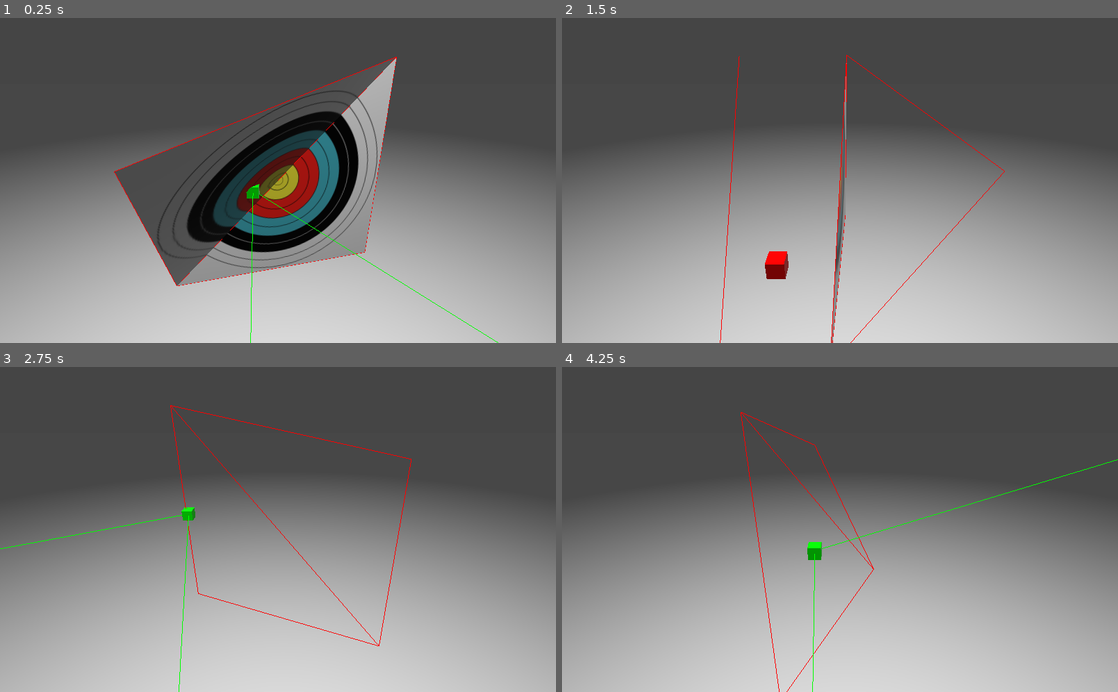
Above: before the commit, frames 1-4 (two rows, left to right).
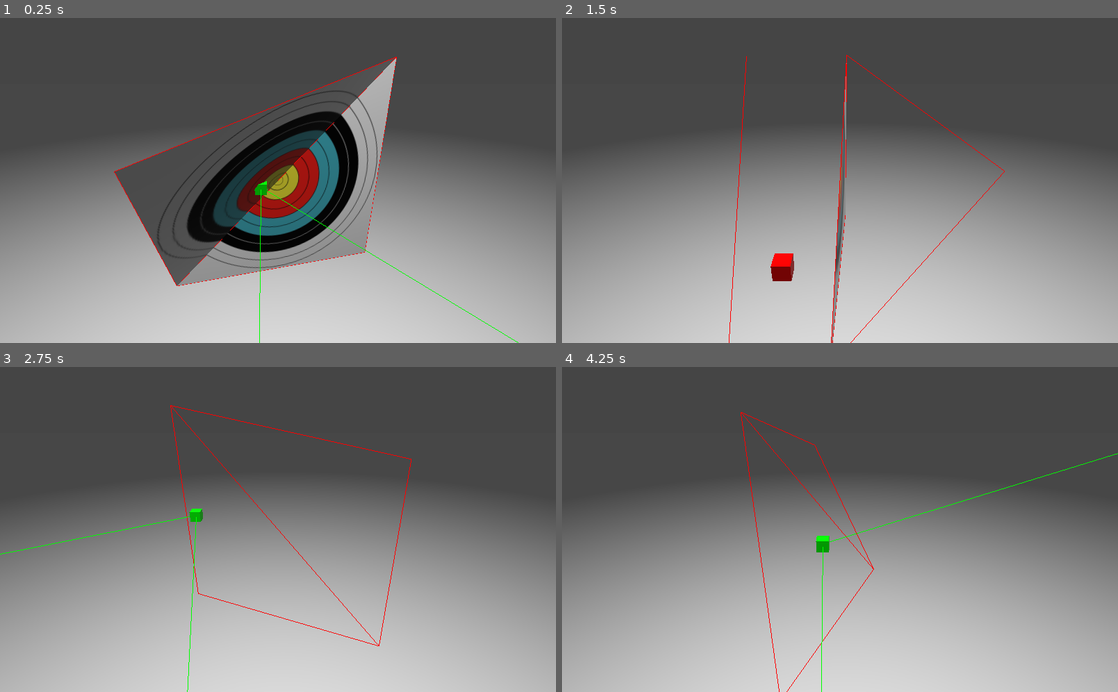
Above: after the commit, the same moments.

Repository: JohnMeadow1/GodotGeometryElements
Game: Godot game, scene res://main.tscn
The game is run twice, just before and just after one commit, with the same random seed, the same clock (stepped at 60 frames per second) and the same inputs.
Inputs (mouse positions are in pixels of both pictures, inside the frame that each line leads up to):
- Up to frame 1 (0.25 s): no input
- Up to frame 2 (1.5 s): move the mouse to (962, 164) at 0.52 s; click (962, 164) at 0.67 s; move the mouse to (728, 196) at 1.27 s; click (728, 196) at 1.42 s
- Up to frame 3 (2.75 s): move the mouse to (333, 458) at 2.02 s; click (333, 458) at 2.17 s
- Up to frame 4 (4.25 s): move the mouse to (812, 594) at 2.77 s; click (812, 594) at 2.92 s; move the mouse to (1006, 578) at 3.52 s; click (1006, 578) at 3.67 s

The runs differ from the first frame. In frame 1, 0.4% of the frame differs, in the area x 44-94%, y 50-100%; in frame 2, 0.5%; in frame 3, 0.4%; in frame 4, 0.5%, in the area x 44-100%, y 26-100%.

Commit message:
Initial condition fix

Diff:
--- a/godot_3/final/ray_triangle_intersection/main.gd
+++ b/godot_3/final/ray_triangle_intersection/main.gd
@@ -20,7 +20,7 @@
 func _ready():
 	$Target_geometry.rotation_degrees = Vector3(0.0,0.0,0.0)
 	$Target_wireframe.rotation_degrees = Vector3(0.0,0.0,0.0)
-#	$Source.translation = Vector3(0,0,9)
+	$Source.translation = Vector3(0,0,9)
 	generate_geometry()
 	generate_geometry_wireframe()
 
